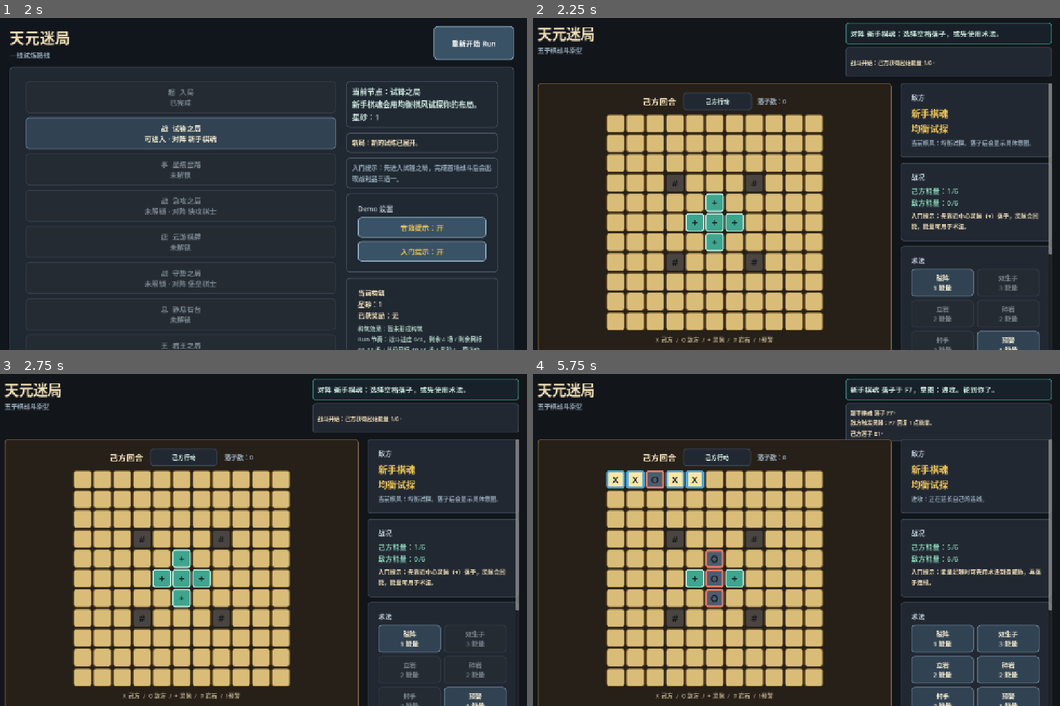
Above: before the commit, frames 1-4 (two rows, left to right).
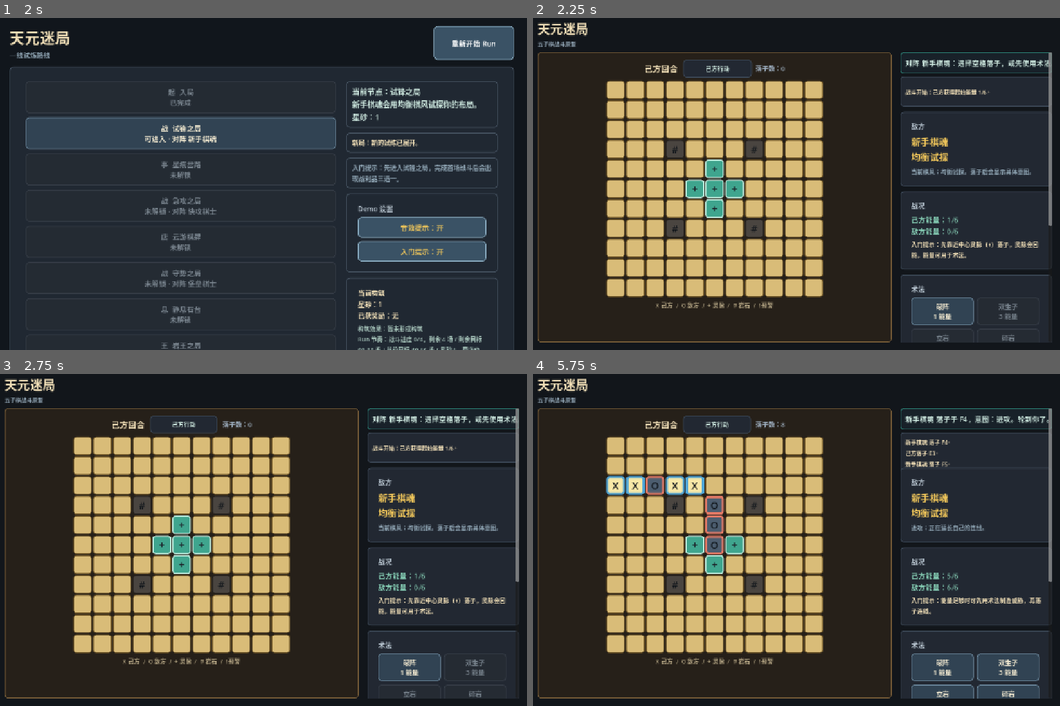
Above: after the commit, the same moments.

Repository: eason522/game
Game: Godot game, scene res://scenes/roguelike/RunMapScene.tscn
Same seed, same stepped clock (60 frames per second), same inputs: the game is played once before the commit and once after it.
Inputs (mouse positions are in pixels of both pictures, inside the frame that each line leads up to):
- Up to frame 1 (2 s): click "重新开始 Run" at 0.5 s; click "重新开始 Run" at 1.25 s
- Up to frame 2 (2.25 s): click "战 试锋之局 可进入 · 对阵 新手棋魂" at 2 s
- Up to frame 3 (2.75 s): no input
- Up to frame 4 (5.75 s): click (617, 480) at 2.77 s; click (633, 480) at 3.52 s; click (675, 480) at 4.27 s; click (696, 480) at 5.02 s

Frame 1 is identical in both runs. In frame 2, 28% of the frame differs, in the area x 0-99%, y 1-100%; in frame 3, 28%; in frame 4, 29%.

Commit message:
Rework battle layout for full board visibility

Diff:
--- a/scripts/game/BattleScene.gd
+++ b/scripts/game/BattleScene.gd
@@ -3,8 +3,8 @@
 const BOARD_SIZE := 11
 const CELL_SIZE := Vector2(44, 44)
 const BOARD_GRID_GAP := 3
-const HEADER_STATUS_SIZE := Vector2(490, 52)
-const HEADER_FEEDBACK_SIZE := Vector2(490, 72)
+const STATUS_SLOT_SIZE := Vector2(0, 52)
+const FEEDBACK_SLOT_SIZE := Vector2(0, 72)
 const RESULT_BANNER_HEIGHT := 64.0
 const RESULT_BANNER_TOP_OFFSET := 98.0
 const BASE_ENERGY_MAX := 6
@@ -46,6 +46,7 @@
 var enemy_profile_label: Label
 var enemy_intent_hint_label: Label
 var board_grid: GridContainer
+var board_legend_label: Label
 var skill_bar: GridContainer
 var controls_panel: VBoxContainer
 var reset_button: Button
@@ -233,13 +234,13 @@
 	var root := MarginContainer.new()
 	root.set_anchors_preset(Control.PRESET_FULL_RECT)
 	root.add_theme_constant_override("margin_left", 30)
-	root.add_theme_constant_override("margin_top", 22)
+	root.add_theme_constant_override("margin_top", 14)
 	root.add_theme_constant_override("margin_right", 30)
-	root.add_theme_constant_override("margin_bottom", 24)
+	root.add_theme_constant_override("margin_bottom", 18)
 	add_child(root)
 
 	var main := VBoxContainer.new()
-	main.add_theme_constant_override("separation", 14)
+	main.add_theme_constant_override("separation", 10)
 	root.add_child(main)
 
 	var header := HBoxContainer.new()
@@ -253,51 +254,15 @@
 
 	var title := Label.new()
 	title.text = "天元迷局"
-	title.add_theme_font_size_override("font_size", 34)
+	title.add_theme_font_size_override("font_size", 30)
 	title.add_theme_color_override("font_color", Color("#f1dfb7"))
 	title_box.add_child(title)
 
 	var subtitle := Label.new()
 	subtitle.text = "五子棋战斗原型"
-	subtitle.add_theme_font_size_override("font_size", 15)
+	subtitle.add_theme_font_size_override("font_size", 13)
 	subtitle.add_theme_color_override("font_color", Color("#8da0af"))
 	title_box.add_child(subtitle)
-
-	var status_box := VBoxContainer.new()
-	status_box.custom_minimum_size = Vector2(HEADER_STATUS_SIZE.x, HEADER_STATUS_SIZE.y + HEADER_FEEDBACK_SIZE.y + 6)
-	status_box.size_flags_vertical = Control.SIZE_SHRINK_BEGIN
-	status_box.add_theme_constant_override("separation", 6)
-	header.add_child(status_box)
-
-	var status_slot := Control.new()
-	status_slot.custom_minimum_size = HEADER_STATUS_SIZE
-	status_box.add_child(status_slot)
-
-	status_label = Label.new()
-	status_label.set_anchors_preset(Control.PRESET_FULL_RECT)
-	status_label.horizontal_alignment = HORIZONTAL_ALIGNMENT_LEFT
-	status_label.vertical_alignment = VERTICAL_ALIGNMENT_CENTER
-	status_label.autowrap_mode = TextServer.AUTOWRAP_OFF
-	status_label.clip_text = true
-	status_label.add_theme_font_size_override("font_size", 17)
-	status_label.add_theme_color_override("font_color", Color("#cde8df"))
-	status_label.add_theme_stylebox_override("normal", status_panel_style)
-	status_slot.add_child(status_label)
-
-	var feedback_slot := Control.new()
-	feedback_slot.custom_minimum_size = HEADER_FEEDBACK_SIZE
-	status_box.add_child(feedback_slot)
-
-	feedback_label = Label.new()
-	feedback_label.set_anchors_preset(Control.PRESET_FULL_RECT)
-	feedback_label.vertical_alignment = VERTICAL_ALIGNMENT_CENTER
-	feedback_label.autowrap_mode = TextServer.AUTOWRAP_OFF
-	feedback_label.clip_text = true
-	feedback_label.max_lines_visible = 3
-	feedback_label.add_theme_font_size_override("font_size", 13)
-	feedback_label.add_theme_color_override("font_color", Color("#f1dfb7"))
-	feedback_label.add_theme_stylebox_override("normal", panel_style)
-	feedback_slot.add_child(feedback_label)
 
 	var content := HBoxContainer.new()
 	content.size_flags_vertical = Control.SIZE_EXPAND_FILL
@@ -329,19 +294,19 @@
 
 	var board_margin := MarginContainer.new()
 	board_margin.add_theme_constant_override("margin_left", 16)
-	board_margin.add_theme_constant_override("margin_top", 12)
+	board_margin.add_theme_constant_override("margin_top", 8)
 	board_margin.add_theme_constant_override("margin_right", 16)
-	board_margin.add_theme_constant_override("margin_bottom", 12)
+	board_margin.add_theme_constant_override("margin_bottom", 8)
 	board_panel.add_child(board_margin)
 
 	var board_box := VBoxContainer.new()
 	board_box.alignment = BoxContainer.ALIGNMENT_BEGIN
-	board_box.add_theme_constant_override("separation", 10)
+	board_box.add_theme_constant_override("separation", 8)
 	board_margin.add_child(board_box)
 
 	var board_header := HBoxContainer.new()
 	board_header.alignment = BoxContainer.ALIGNMENT_CENTER
-	board_header.add_theme_constant_override("separation", 16)
+	board_header.add_theme_constant_override("separation", 12)
 	board_box.add_child(board_header)
 
 	turn_label = Label.new()
@@ -373,12 +338,12 @@
 	board_grid.add_theme_constant_override("v_separation", BOARD_GRID_GAP)
 	board_box.add_child(board_grid)
 
-	var legend := Label.new()
-	legend.text = "X 己方  /  O 敌方  /  + 灵脉  /  # 岩石  /  ! 预警"
-	legend.horizontal_alignment = HORIZONTAL_ALIGNMENT_CENTER
-	legend.add_theme_font_size_override("font_size", 14)
-	legend.add_theme_color_override("font_color", Color("#b6a785"))
-	board_box.add_child(legend)
+	board_legend_label = Label.new()
+	board_legend_label.text = "X 己方  /  O 敌方  /  + 灵脉  /  # 岩石  /  ! 预警"
+	board_legend_label.horizontal_alignment = HORIZONTAL_ALIGNMENT_CENTER
+	board_legend_label.add_theme_font_size_override("font_size", 14)
+	board_legend_label.add_theme_color_override("font_color", Color("#b6a785"))
+	board_box.add_child(board_legend_label)
 
 	var sidebar_scroll := ScrollContainer.new()
 	sidebar_scroll.custom_minimum_size = Vector2(360, 0)
@@ -390,6 +355,8 @@
 	sidebar.size_flags_horizontal = Control.SIZE_EXPAND_FILL
 	sidebar.add_theme_constant_override("separation", 12)
 	sidebar_scroll.add_child(sidebar)
+
+	_create_status_feedback_panel(sidebar)
 
 	var enemy_panel := _create_side_panel(sidebar, "敌方")
 
@@ -474,6 +441,45 @@
 	_create_cells()
 	_create_skill_buttons()
 	_refresh_demo_setting_buttons()
+
+
+func _create_status_feedback_panel(parent: Control) -> void:
+	var status_box := VBoxContainer.new()
+	status_box.size_flags_horizontal = Control.SIZE_EXPAND_FILL
+	status_box.add_theme_constant_override("separation", 6)
+	parent.add_child(status_box)
+
+	var status_slot := Control.new()
+	status_slot.custom_minimum_size = STATUS_SLOT_SIZE
+	status_slot.size_flags_horizontal = Control.SIZE_EXPAND_FILL
+	status_box.add_child(status_slot)
+
+	status_label = Label.new()
+	status_label.set_anchors_preset(Control.PRESET_FULL_RECT)
+	status_label.horizontal_alignment = HORIZONTAL_ALIGNMENT_LEFT
+	status_label.vertical_alignment = VERTICAL_ALIGNMENT_CENTER
+	status_label.autowrap_mode = TextServer.AUTOWRAP_OFF
+	status_label.clip_text = true
+	status_label.add_theme_font_size_override("font_size", 17)
+	status_label.add_theme_color_override("font_color", Color("#cde8df"))
+	status_label.add_theme_stylebox_override("normal", status_panel_style)
+	status_slot.add_child(status_label)
+
+	var feedback_slot := Control.new()
+	feedback_slot.custom_minimum_size = FEEDBACK_SLOT_SIZE
+	feedback_slot.size_flags_horizontal = Control.SIZE_EXPAND_FILL
+	status_box.add_child(feedback_slot)
+
+	feedback_label = Label.new()
+	feedback_label.set_anchors_preset(Control.PRESET_FULL_RECT)
+	feedback_label.vertical_alignment = VERTICAL_ALIGNMENT_CENTER
+	feedback_label.autowrap_mode = TextServer.AUTOWRAP_OFF
+	feedback_label.clip_text = true
+	feedback_label.max_lines_visible = 3
+	feedback_label.add_theme_font_size_override("font_size", 13)
+	feedback_label.add_theme_color_override("font_color", Color("#f1dfb7"))
+	feedback_label.add_theme_stylebox_override("normal", panel_style)
+	feedback_slot.add_child(feedback_label)
 
 
 func _create_side_panel(parent: Control, title_text: String) -> VBoxContainer:
--- a/tests/battle_feedback_smoke.gd
+++ b/tests/battle_feedback_smoke.gd
@@ -60,6 +60,17 @@
 		if board_bottom > viewport_height - 16.0:
 			failures.append("battle feedback: expected full board to fit vertically in the default viewport")
 
+		if initial_board_y > 180.0:
+			failures.append("battle feedback: expected board to start high enough after moving feedback into sidebar, got %.1f" % initial_board_y)
+
+		if scene.board_legend_label == null:
+			failures.append("battle feedback: expected board legend label to exist")
+		else:
+			var legend_bottom: float = scene.board_legend_label.global_position.y + scene.board_legend_label.size.y
+
+			if legend_bottom > viewport_height - 8.0:
+				failures.append("battle feedback: expected board legend to remain fully visible")
+
 		if scene.cells.is_empty() or scene.cells[0].is_empty():
 			failures.append("battle feedback: expected board cells to exist")
 		else:
@@ -78,10 +89,16 @@
 		var shifted_board_bottom: float = scene.board_grid.global_position.y + scene.board_grid.size.y
 
 		if abs(shifted_board_y - initial_board_y) > 0.5:
-			failures.append("battle feedback: expected long header feedback to keep board y position stable")
+			failures.append("battle feedback: expected long sidebar feedback to keep board y position stable")
 
 		if shifted_board_bottom > viewport_height - 16.0:
-			failures.append("battle feedback: expected long header feedback to keep full board visible")
+			failures.append("battle feedback: expected long sidebar feedback to keep full board visible")
+
+		if scene.board_legend_label != null:
+			var shifted_legend_bottom: float = scene.board_legend_label.global_position.y + scene.board_legend_label.size.y
+
+			if shifted_legend_bottom > viewport_height - 8.0:
+				failures.append("battle feedback: expected long sidebar feedback not to clip board legend")
 
 		if scene.status_label == null or not scene.status_label.clip_text:
 			failures.append("battle feedback: expected status label to clip long text instead of resizing")
@@ -186,6 +203,12 @@
 
 		if abs(banner_board_bottom - initial_board_bottom) > 0.5:
 			failures.append("battle feedback: expected result banner overlay not to resize board area")
+
+	if scene.board_legend_label != null:
+		var banner_legend_bottom: float = scene.board_legend_label.global_position.y + scene.board_legend_label.size.y
+
+		if banner_legend_bottom > scene.get_viewport_rect().size.y - 8.0:
+			failures.append("battle feedback: expected result banner overlay not to clip board legend")
 
 	if scene.controls_panel == null:
 		failures.append("battle feedback: expected controls panel to exist")
Not shown, changed: DEVELOPMENT_PLAN.md
